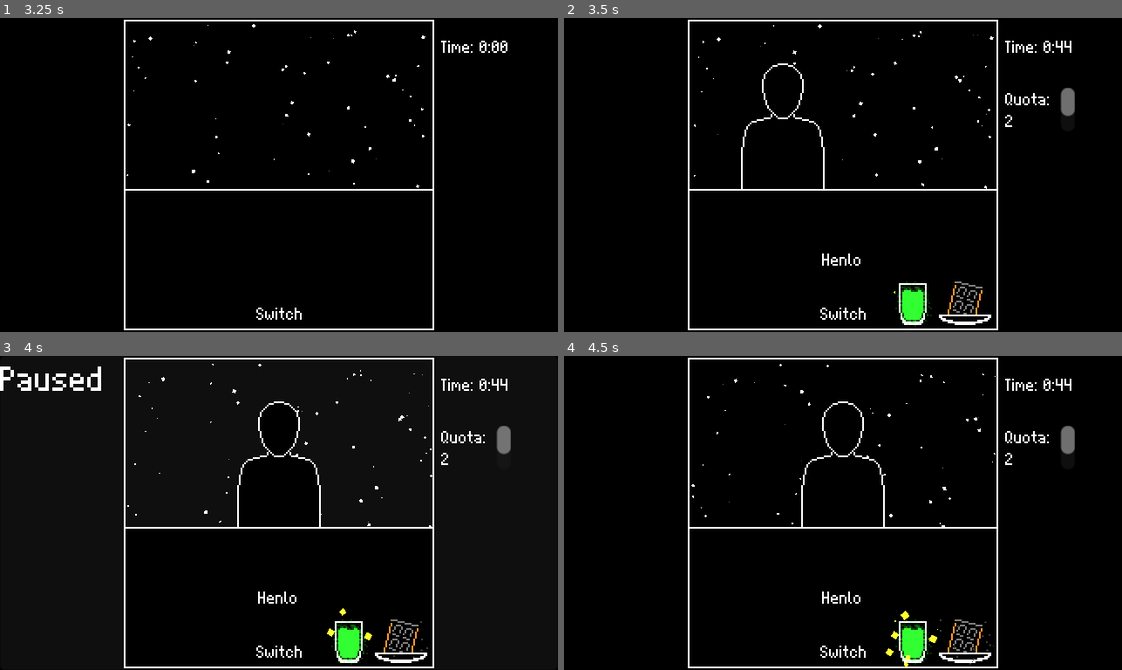
Above: before the commit, frames 1-4 (two rows, left to right).
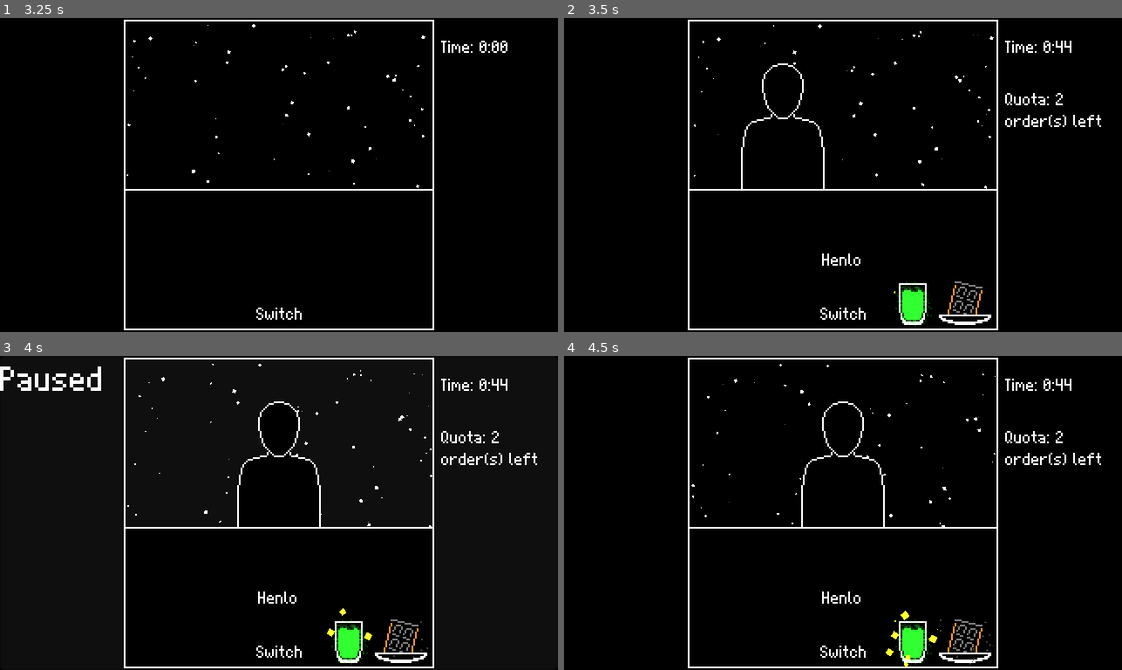
Above: after the commit, the same moments.

Repository: Banalian/BitBiscuit-GMTK2024
Game: Godot game, scene res://Scenes/main_menu.tscn
Same seed, same stepped clock (60 frames per second), same inputs: the game is played once before the commit and once after it.
Inputs (mouse positions are in pixels of both pictures, inside the frame that each line leads up to):
- Up to frame 1 (3.25 s): click "Play" at 0.5 s; click "Play" at 1.25 s; tap Enter at 2 s; move the mouse to (401, 159) at 2.02 s; tap P at 2.1, 2.85 s; click (401, 159) at 2.17 s; tap Space at 2.27, 3.02 s; move the mouse to (167, 190) at 2.77 s; click (167, 190) at 2.92 s
- Up to frame 2 (3.5 s): no input
- Up to frame 3 (4 s): move the mouse to (334, 443) at 3.52 s; tap P at 3.6 s; click (334, 443) at 3.67 s
- Up to frame 4 (4.5 s): move the mouse to (815, 575) at 4.27 s; tap P at 4.35 s; click (815, 575) at 4.42 s

Frame 1 is identical in both runs. In frame 2, 0.4% of the frame differs, in the area x 79-97%, y 22-35%; in frame 3, 0.4%; in frame 4, 0.4%.

Commit message:
chore(*): change buttons mouse icon

Diff:
--- a/Scenes/abstract_ingredient.tscn
+++ b/Scenes/abstract_ingredient.tscn
@@ -16,6 +16,7 @@
 grow_horizontal = 2
 grow_vertical = 2
 focus_mode = 0
+mouse_default_cursor_shape = 2
 text = "Invalid"
 icon = ExtResource("1_7heh8")
 icon_alignment = 1
--- a/Scenes/client_tile.tscn
+++ b/Scenes/client_tile.tscn
@@ -8,6 +8,7 @@
 offset_right = 39.0
 offset_bottom = 36.0
 focus_mode = 0
+mouse_default_cursor_shape = 2
 action_mode = 0
 icon = ExtResource("1_5jjj4")
 icon_alignment = 1
--- a/Scenes/failed_state_handler.tscn
+++ b/Scenes/failed_state_handler.tscn
@@ -46,11 +46,13 @@
 [node name="BackToMenu" type="Button" parent="Panel/VBoxContainer"]
 z_index = 10
 layout_mode = 2
+mouse_default_cursor_shape = 2
 text = "Back to menu"
 
 [node name="Exit" type="Button" parent="Panel/VBoxContainer"]
 z_index = 10
 layout_mode = 2
+mouse_default_cursor_shape = 2
 text = "Exit"
 
 [connection signal="pressed" from="Panel/VBoxContainer/BackToMenu" to="." method="_on_back_to_menu_pressed"]
--- a/Scenes/main.tscn
+++ b/Scenes/main.tscn
@@ -267,7 +267,6 @@
 [node name="Planet" parent="ViewBottom/MarginContainer2/VBoxContainer/VBoxContainer/HBoxContainer" instance=ExtResource("3_xeuuf")]
 layout_mode = 2
 tooltip_text = "TestgÉ"
-mouse_default_cursor_shape = 2
 theme_override_styles/focus = SubResource("StyleBoxEmpty_w7bwh")
 theme_override_styles/disabled = SubResource("StyleBoxEmpty_8skyu")
 theme_override_styles/hover = SubResource("StyleBoxEmpty_t38d7")
@@ -279,7 +278,6 @@
 
 [node name="Pink horse" parent="ViewBottom/MarginContainer2/VBoxContainer/VBoxContainer/HBoxContainer" instance=ExtResource("3_xeuuf")]
 layout_mode = 2
-mouse_default_cursor_shape = 2
 theme_override_styles/focus = SubResource("StyleBoxEmpty_w7bwh")
 theme_override_styles/disabled = SubResource("StyleBoxEmpty_8skyu")
 theme_override_styles/hover = SubResource("StyleBoxEmpty_t38d7")
@@ -291,7 +289,6 @@
 
 [node name="Building" parent="ViewBottom/MarginContainer2/VBoxContainer/VBoxContainer/HBoxContainer" instance=ExtResource("3_xeuuf")]
 layout_mode = 2
-mouse_default_cursor_shape = 2
 theme_override_styles/focus = SubResource("StyleBoxEmpty_w7bwh")
 theme_override_styles/disabled = SubResource("StyleBoxEmpty_8skyu")
 theme_override_styles/hover = SubResource("StyleBoxEmpty_t38d7")
@@ -303,7 +300,6 @@
 
 [node name="Forest" parent="ViewBottom/MarginContainer2/VBoxContainer/VBoxContainer/HBoxContainer" instance=ExtResource("3_xeuuf")]
 layout_mode = 2
-mouse_default_cursor_shape = 2
 theme_override_styles/focus = SubResource("StyleBoxEmpty_w7bwh")
 theme_override_styles/disabled = SubResource("StyleBoxEmpty_8skyu")
 theme_override_styles/hover = SubResource("StyleBoxEmpty_t38d7")
@@ -329,7 +325,6 @@
 
 [node name="Cup" parent="ViewBottom/MarginContainer2/VBoxContainer/VBoxContainer2/HBoxContainer" instance=ExtResource("3_xeuuf")]
 layout_mode = 2
-mouse_default_cursor_shape = 2
 theme_override_styles/focus = SubResource("StyleBoxEmpty_cnrj1")
 theme_override_styles/disabled = SubResource("StyleBoxEmpty_q4rmr")
 theme_override_styles/hover = SubResource("StyleBoxEmpty_3pijy")
@@ -341,7 +336,6 @@
 
 [node name="Bowl" parent="ViewBottom/MarginContainer2/VBoxContainer/VBoxContainer2/HBoxContainer" instance=ExtResource("3_xeuuf")]
 layout_mode = 2
-mouse_default_cursor_shape = 2
 theme_override_styles/focus = SubResource("StyleBoxEmpty_cnrj1")
 theme_override_styles/disabled = SubResource("StyleBoxEmpty_q4rmr")
 theme_override_styles/hover = SubResource("StyleBoxEmpty_3pijy")
@@ -353,7 +347,6 @@
 
 [node name="Ants" parent="ViewBottom/MarginContainer2/VBoxContainer/VBoxContainer2/HBoxContainer" instance=ExtResource("3_xeuuf")]
 layout_mode = 2
-mouse_default_cursor_shape = 2
 theme_override_styles/focus = SubResource("StyleBoxEmpty_cnrj1")
 theme_override_styles/disabled = SubResource("StyleBoxEmpty_q4rmr")
 theme_override_styles/hover = SubResource("StyleBoxEmpty_3pijy")
@@ -365,7 +358,6 @@
 
 [node name="Desert" parent="ViewBottom/MarginContainer2/VBoxContainer/VBoxContainer2/HBoxContainer" instance=ExtResource("3_xeuuf")]
 layout_mode = 2
-mouse_default_cursor_shape = 2
 theme_override_styles/focus = SubResource("StyleBoxEmpty_cnrj1")
 theme_override_styles/disabled = SubResource("StyleBoxEmpty_q4rmr")
 theme_override_styles/hover = SubResource("StyleBoxEmpty_3pijy")
@@ -391,7 +383,6 @@
 
 [node name="Molten Steel" parent="ViewBottom/MarginContainer2/VBoxContainer/VBoxContainer3/HBoxContainer" instance=ExtResource("3_xeuuf")]
 layout_mode = 2
-mouse_default_cursor_shape = 2
 theme_override_styles/focus = SubResource("StyleBoxEmpty_cnrj1")
 theme_override_styles/disabled = SubResource("StyleBoxEmpty_q4rmr")
 theme_override_styles/hover = SubResource("StyleBoxEmpty_3pijy")
@@ -403,7 +394,6 @@
 
 [node name="Uranium Juice" parent="ViewBottom/MarginContainer2/VBoxContainer/VBoxContainer3/HBoxContainer" instance=ExtResource("3_xeuuf")]
 layout_mode = 2
-mouse_default_cursor_shape = 2
 theme_override_styles/focus = SubResource("StyleBoxEmpty_cnrj1")
 theme_override_styles/disabled = SubResource("StyleBoxEmpty_q4rmr")
 theme_override_styles/hover = SubResource("StyleBoxEmpty_3pijy")
@@ -415,7 +405,6 @@
 
 [node name="Diethyl Ether" parent="ViewBottom/MarginContainer2/VBoxContainer/VBoxContainer3/HBoxContainer" instance=ExtResource("3_xeuuf")]
 layout_mode = 2
-mouse_default_cursor_shape = 2
 theme_override_styles/focus = SubResource("StyleBoxEmpty_cnrj1")
 theme_override_styles/disabled = SubResource("StyleBoxEmpty_q4rmr")
 theme_override_styles/hover = SubResource("StyleBoxEmpty_3pijy")
@@ -427,7 +416,6 @@
 
 [node name="Beer" parent="ViewBottom/MarginContainer2/VBoxContainer/VBoxContainer3/HBoxContainer" instance=ExtResource("3_xeuuf")]
 layout_mode = 2
-mouse_default_cursor_shape = 2
 theme_override_styles/focus = SubResource("StyleBoxEmpty_cnrj1")
 theme_override_styles/disabled = SubResource("StyleBoxEmpty_q4rmr")
 theme_override_styles/hover = SubResource("StyleBoxEmpty_3pijy")
@@ -465,11 +453,15 @@
 [node name="GameTimer" parent="GameManager" index="0"]
 position = Vector2(253, 10)
 
+[node name="Label" parent="GameManager/GameTimer" index="1"]
+offset_right = 64.0
+offset_bottom = 28.0
+
 [node name="OrderNumLabel" parent="GameManager" index="1"]
 offset_left = 253.0
 offset_top = 40.0
-offset_right = 293.0
-offset_bottom = 65.0
+offset_right = 318.0
+offset_bottom = 108.0
 
 [node name="OrderGenerator" parent="GameManager" index="2" node_paths=PackedStringArray("root_node")]
 root_node = NodePath("../..")
--- a/Scenes/trash.tscn
+++ b/Scenes/trash.tscn
@@ -10,6 +10,7 @@
 offset_bottom = 83.0
 tooltip_text = "Trash"
 focus_mode = 0
+mouse_default_cursor_shape = 2
 action_mode = 0
 icon = ExtResource("1_llql4")
 icon_alignment = 1
